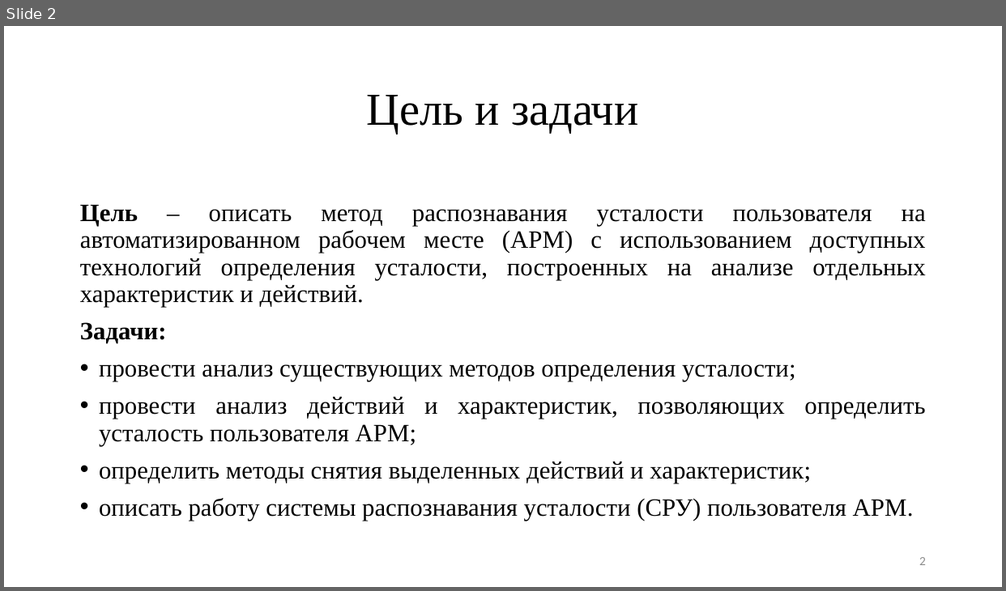
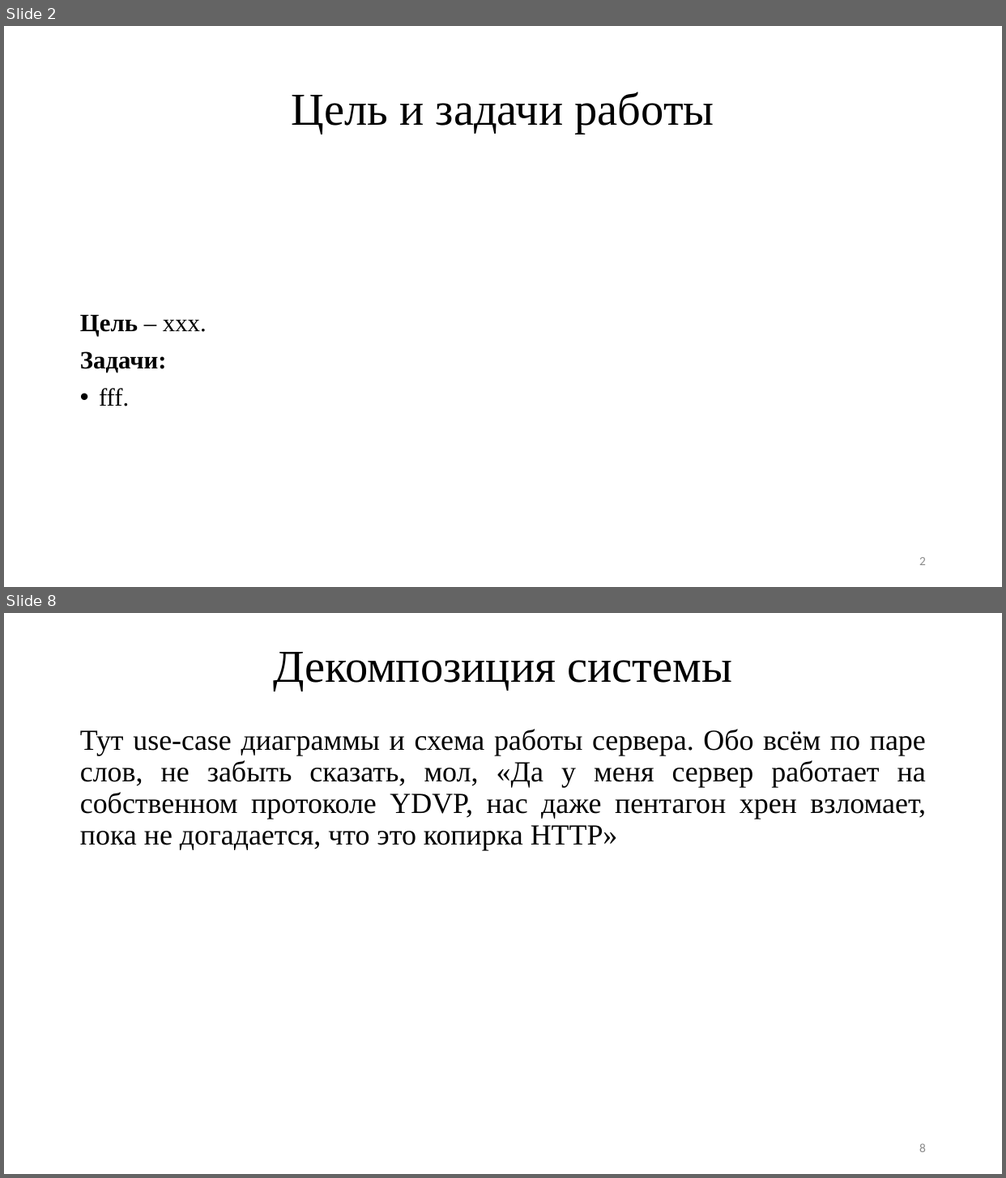
Before and after one commit to TheSawIsTheLaw/FatigueRecognitionSystem, a slide deck: Presentation/presentation.pptx. Shown one above the other, each under a label of ours: slide 2 before the commit, slides 2 and 8 after it; the slides between them are not shown. The pictures are 1006x591 and 1006x1178 pixels, drawn with LibreOffice and Linux fonts; fonts in the diff are those of the drawing. Boxes give left, top, right and bottom in pixels: in the first picture for what was removed or moved away, otherwise in the second. Text is boxed around its words. In the diff, an @@ line names an element or a change of style, - is before the commit and + after.

```diff
--- a/Presentation/presentation.pptx
+++ b/Presentation/presentation.pptx
@@ slide 8 added at [4,613,1002,1174], background #FFFFFF @@
@@ title added at [273,652,732,691], 44 pt, text #000000 @@
+Декомпозиция системы
@@ text added at [80,729,926,850], 28 pt, text #000000 @@
+Тут use-case диаграммы и схема работы сервера. Обо всём по паре слов, не забыть сказать, мол, «Да у меня сервер работает на собственном протоколе YDVP, нас даже пентагон хрен взломает, пока не догадается, что это копирка HTTP»
@@ page number added at [919,1144,926,1152], 12 pt, text #8C8C8C @@
+8
@@ slide 2 changed as well @@
@@ title at [292,92,714,134]: text changed @@
-Цель и задачи
+Цель и задачи работы
@@ text at [80,314,206,336]: text changed @@
-Цель – описать метод распознавания усталости пользователя на автоматизированном рабочем месте (АРМ) с использованием доступных технологий определения усталости, построенных на анализе отдельных характеристик и действий.
+Цель – xxx.
@@ text at [99,388,129,407]: text changed @@
-• провести анализ существующих методов определения усталости;
-• провести анализ действий и характеристик, позволяющих определить усталость пользователя АРМ;
-• определить методы снятия выделенных действий и характеристик;
-• описать работу системы распознавания усталости (СРУ) пользователя АРМ.
+• fff.
```
Also in this commit, not shown: 1 other slide changed, 11 other slides added, 4 slides removed, 1 other file.
